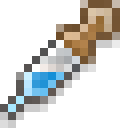
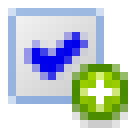
Before/after of a 128px x 128px layered artwork. What changed in the layer stack:
hid "color_picker.png" over (x1=0, y1=0, x2=120, y2=128)
showed "add (bullet_add.png)" over (x1=72, y1=64, x2=128, y2=128)
added layer "checkbox_16.png-Kopie" above "checkbox_16.png" over (x1=8, y1=8, x2=104, y2=104)
